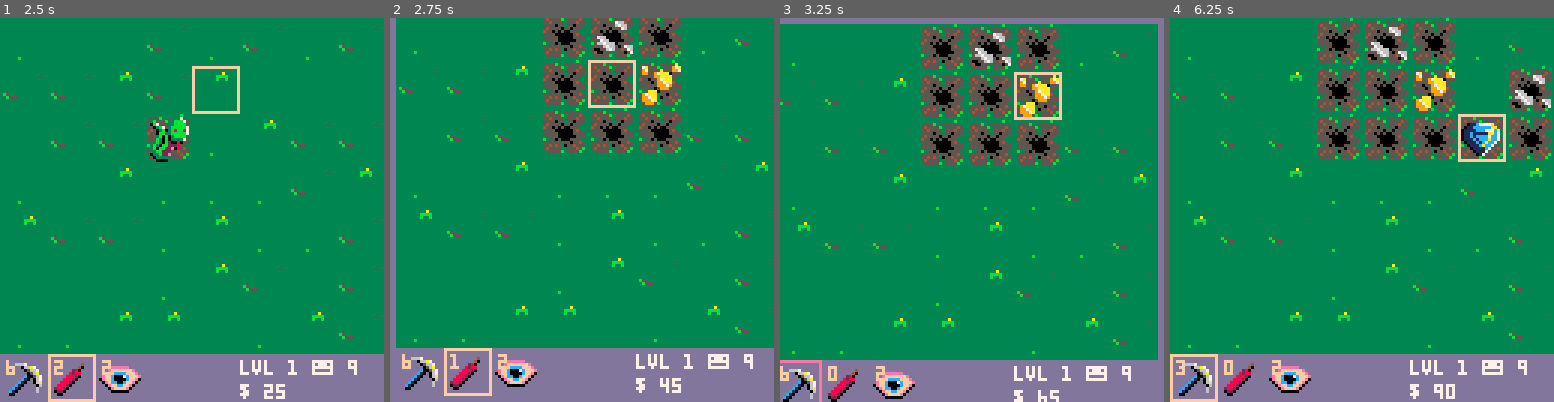
Above: before the commit, frames 1-4 (left to right).
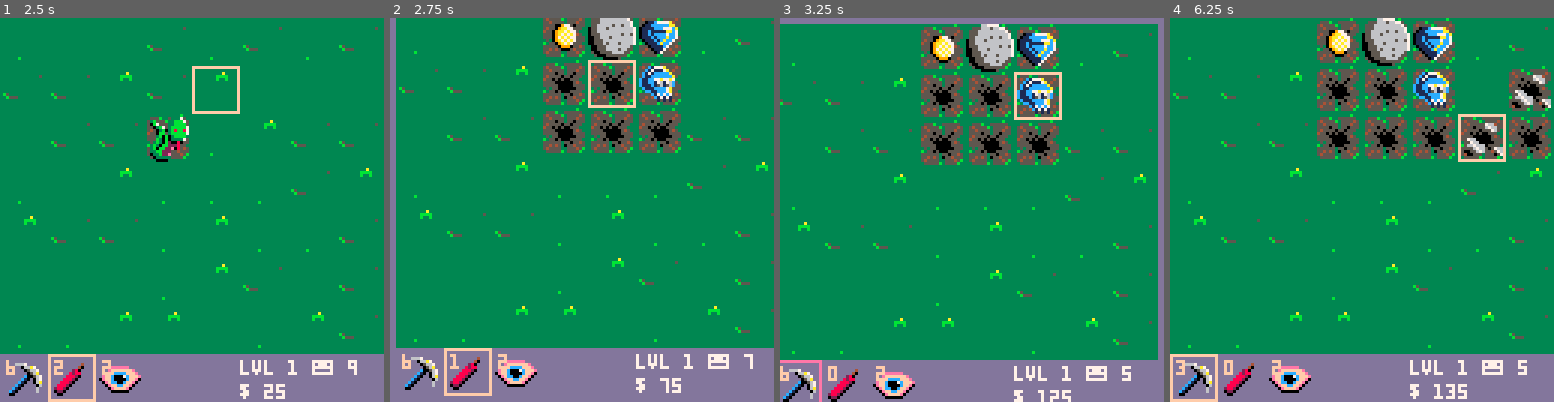
Above: after the commit, the same moments.

Repository: seanpackham/lost-and-found
Game: PICO-8 cartridge main.p8
Two runs of this game, one before a commit and one after it. Both use one fixed random seed, a clock stepped at 60 frames per second and the inputs below.
Inputs:
- Up to frame 1 (2.5 s): tap X (X key) at 0.33, 1.07, 1.85 s; tap O (Z key) at 0.7, 1.7, 2.1 s; hold Right 1.6-2.1 s; hold Up 2.15-2.42 s; hold Right from 2.47 s (still down)
- Up to frame 2 (2.75 s): keep holding Right; tap O (Z key) at 2.5 s
- Up to frame 3 (3.25 s): tap O (Z key) at 2.9 s; tap X (X key) at 2.97 s; release Right at 3.03 s; hold Left from 3.08 s (still down)
- Up to frame 4 (6.25 s): tap O (Z key) every 0.4 s from 3.3 to 6.1 s; release Left at 3.58 s; hold Down 3.63-3.97 s; hold Right 4.02-4.68 s; tap X (X key) at 4.08, 5.2 s; hold Up 4.73-5.03 s; hold Left 5.08-5.68 s; hold Down 5.73-6.03 s; hold Right from 6.08 s (still down)

Frame 1 is identical in both runs. In frame 2, 2.7% of the frame differs, in the area x 42-94%, y 0-97%; in frame 3, 2.9%; in frame 4, 3.6%, in the area x 40-93%, y 0-100%.

Commit message:
Removed gray skull

Diff:
--- a/main.p8
+++ b/main.p8
@@ -358,7 +358,7 @@
 	add_trap("spikes", 	1, 1, 14)
 	add_trap("spider", 	2, 1, 70)
 	add_trap("boulder", 2, 2, 72)
-	add_trap("skull", 		1, 2, 64)
+	-- add_trap("skull", 		1, 2, 64)
 
 	add_loot("chest", 		1, 25, 40)
 
